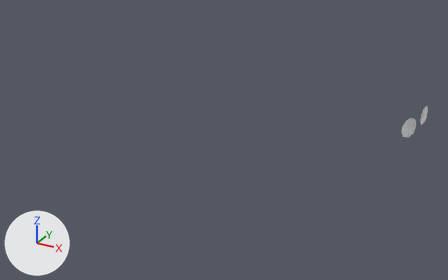
The FBX model Project_HD2D_Unity/Assets/Art/OpenVAT/Bridge/BrdigeB/BridgeB.fbx as it was, and as the next commit left it.
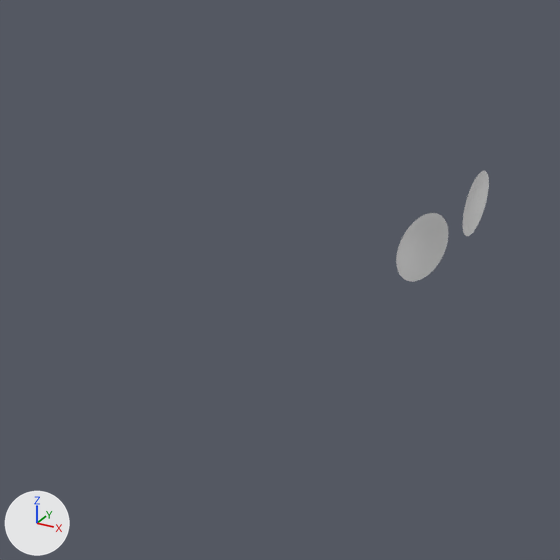
Each version is shown whole from a camera (50 mm lens) standing at (12.3, -17.35, 8.91) and looking at (1.91, 1.55, -0.54), then close up on the part from 65% to 100% of the width and 21% to 77% of the height. Arrows for +X, +Y and +Z are at lower left; the lights stay in place. The first two pictures are the older version.

Names of what the first close-up shows: 'BridgeB_vat'.
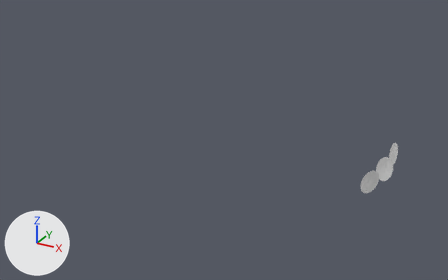
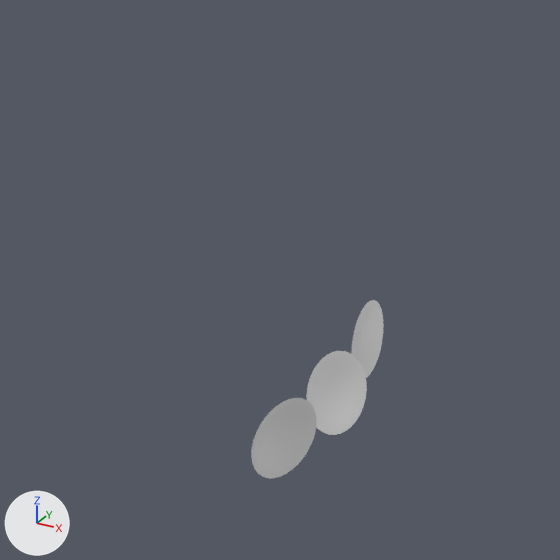
Commit message: update vat

Pixel boxes (x1, y1, x2, y2) of what changed, in the close-ups (560 x 560 px; the box of a moved part takes in the faces that stretch with it):
```json
{"object": "BridgeB_vat", "change": "reshaped", "before": [396, 171, 489, 282], "after": [251, 300, 384, 478]}
{"part": 1, "of": "me_bridgeb_mesh", "change": "moved or reshaped", "before": [396, 213, 448, 282], "after": [251, 398, 317, 478]}
{"part": 2, "of": "me_bridgeb_mesh", "change": "moved or reshaped", "before": [463, 171, 489, 236], "after": [351, 300, 384, 378]}
{"part": 3, "of": "me_bridgeb_mesh", "change": "added", "after": [306, 351, 367, 435]}
```

The change, as JSON lines over the scene's bpy script:
```json
{"block": "me_bridgeb_mesh", "where": "# used by ob_bridgeb_vat; location = (0.0, 0.0, 0.0)"}
{"op": "remove", "block": "me_bridgeb_mesh", "code": "me_bridgeb_mesh.from_pydata(...)  # 2978 vertices, 2944 faces; spans x 8.13..8.48, y 2.98..5.78, z -0.01..0.96"}
{"op": "add", "block": "me_bridgeb_mesh", "code": "me_bridgeb_mesh.from_pydata(...)  # 5280 vertices, 4918 faces; spans x -5.05..8.65, y -1.75..1.37, z 0.24..1.0"}
{"block": "me_bridgeb_mesh", "change": "me_bridgeb_mesh part 1: the loose piece of 1489 vertices spanning x 8.13..8.48, y 2.98..3.61, z 0.24..0.96 is moved by (0.0, -4.64, 0.0)"}
{"block": "me_bridgeb_mesh", "change": "me_bridgeb_mesh part 2: the loose piece of 1489 vertices spanning x 8.33..8.43, y 5.07..5.78, z -0.01..0.71 is multiplied about its middle by the matrix ((0.992, 0.001, -0.125), (0.001, 1.0, 0.017), (0.125, -0.017, 0.992)), then moved by (0.03, -4.62, 0.29)"}
{"block": "me_bridgeb_mesh", "change": "me_bridgeb_mesh part 3: the loose piece of 1489 vertices spanning x 8.13..8.48, y 2.98..3.61, z 0.24..0.96 is copied, and the copy is multiplied about its middle by the matrix ((0.971, -0.01, -0.238), (0.04, 0.991, 0.125), (0.235, -0.131, 0.963)), then moved by (0.17, -3.69, 0.04); it spans x 8.28..8.65, y -0.72..-0.07, z 0.29..0.99"}
{"block": "me_bridgeb_mesh", "change": "other edits to the shape of me_bridgeb_mesh do not show in these pictures"}
```
